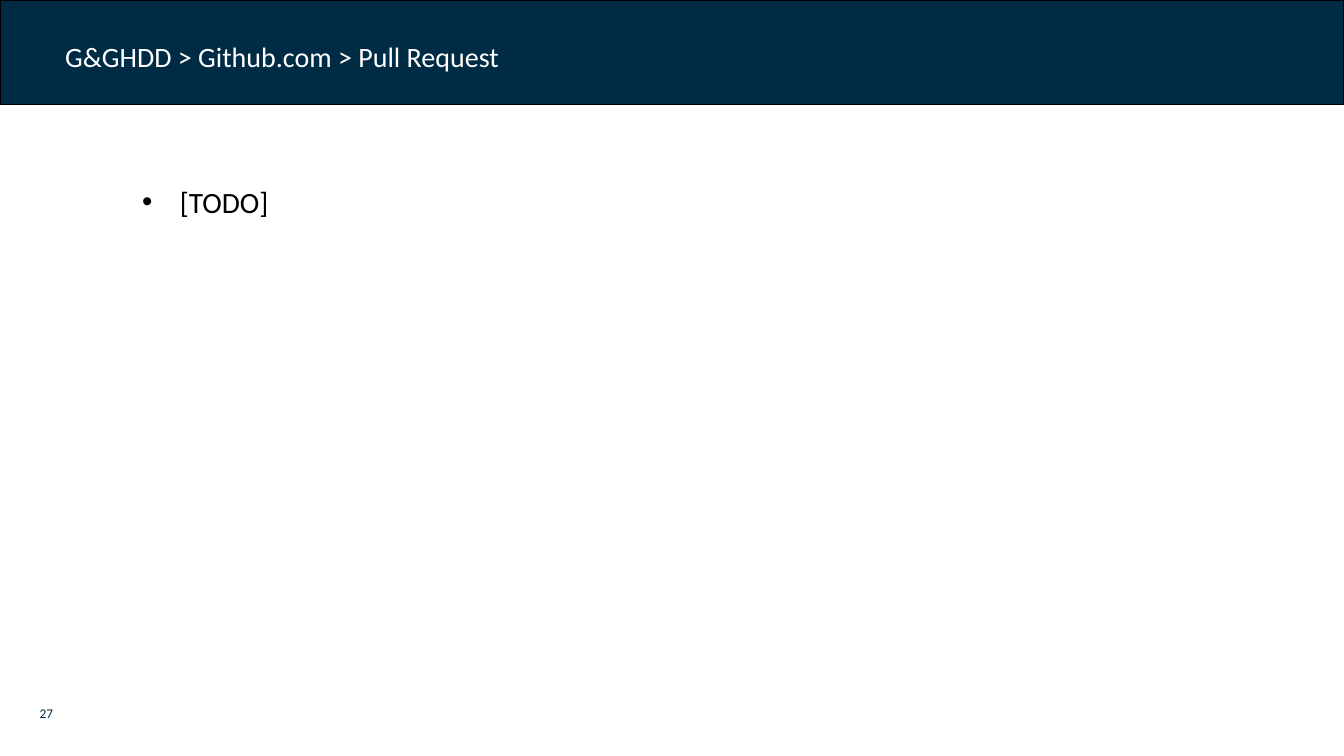
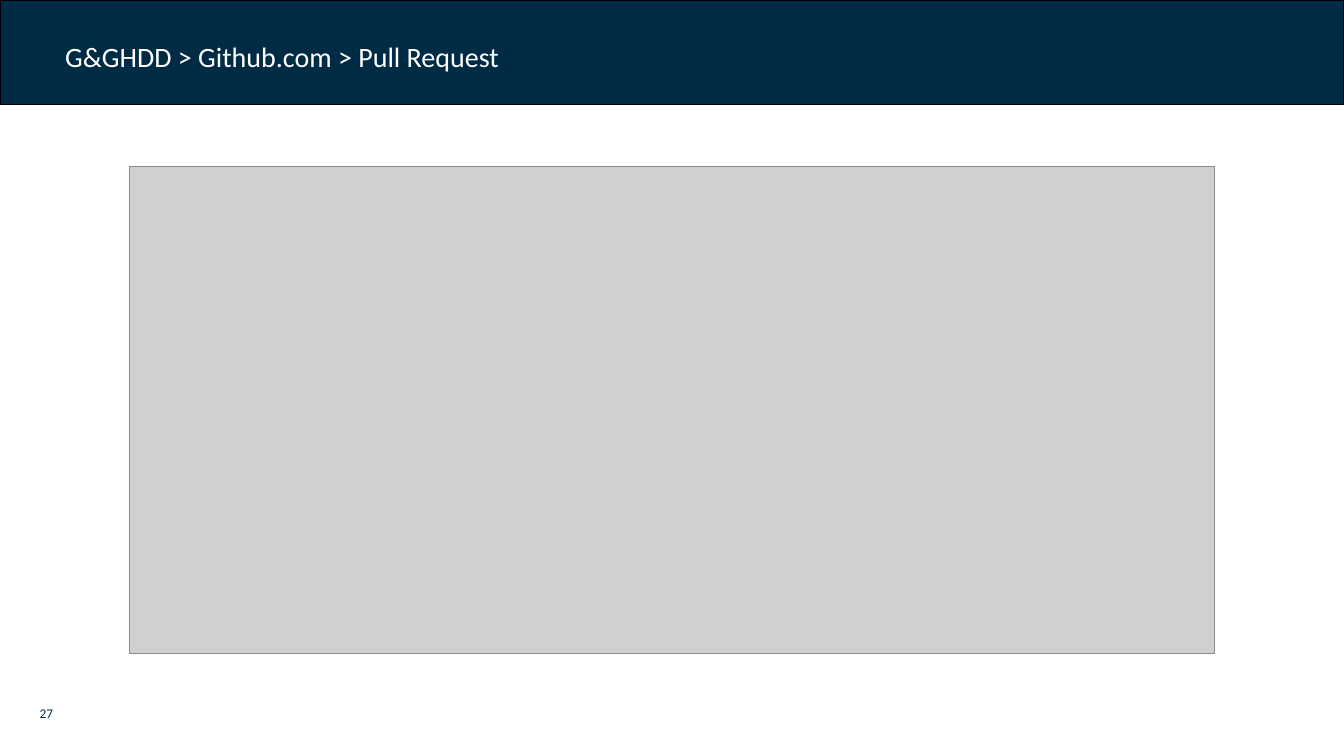
Before and after one commit to dfds/dojo, a slide deck: slide 27 of workshops/git-github-deep-dive/git_github_deep_dive.pptx. Drawn at 1344x756 pixels with LibreOffice and Linux fonts; fonts in the diff are those of the drawing; grey boxes stand for pictures; background and template pictures are left out. Boxes give left, top, right and bottom in pixels: in the first picture for what was removed or moved away, otherwise in the second. Text is boxed around its words. In the diff, an @@ line names an element or a change of style, - is before the commit and + after.

```diff
--- a/workshops/git-github-deep-dive/git_github_deep_dive.pptx
+++ b/workshops/git-github-deep-dive/git_github_deep_dive.pptx
@@ picture added at [130, 166, 1215, 654] @@
@@ text removed at [180, 191, 268, 217] @@
-• [TODO]
```
Also in this commit, not shown: 7 other slides changed.
